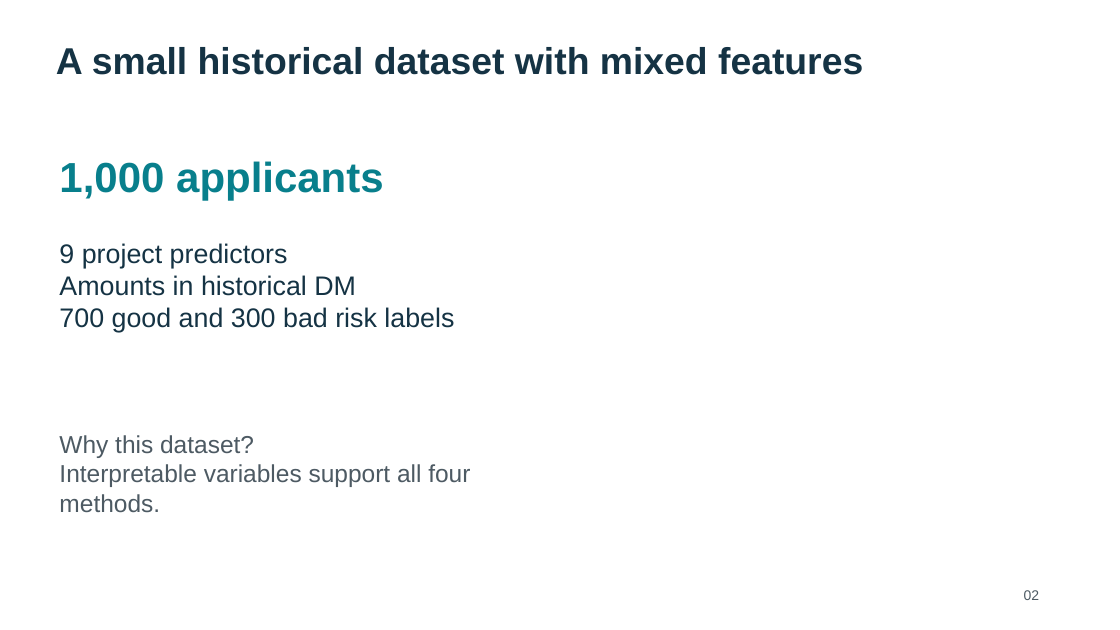
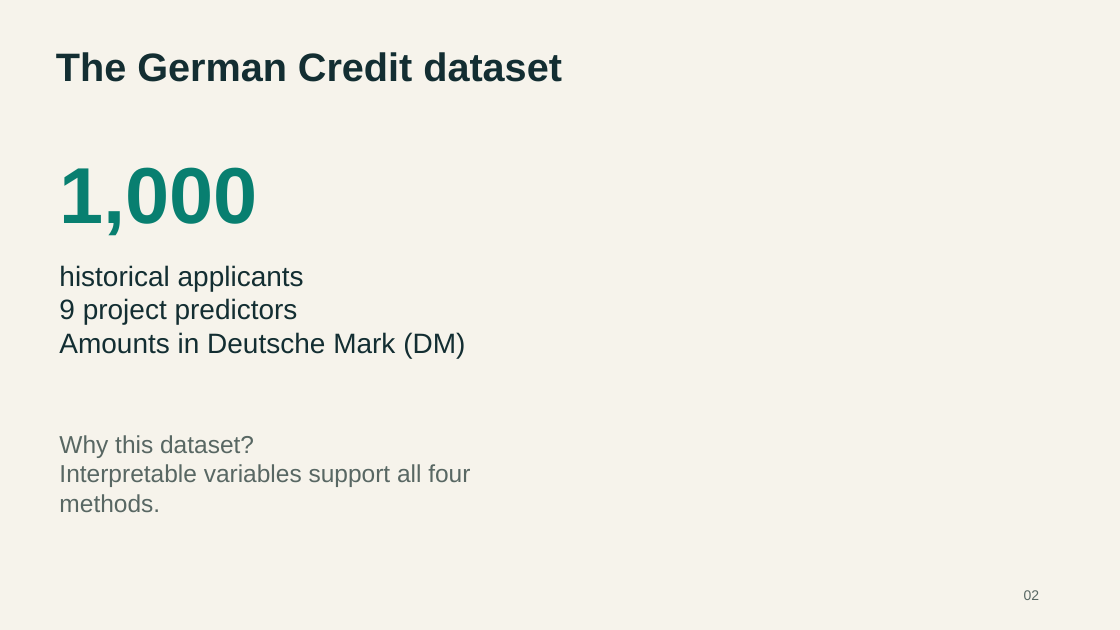
Before and after one commit to lebm646/MSCS_634_Deliverable_4, a slide deck: slide 2 of MSCS_634_Presentation.pptx. Drawn at 1120x630 pixels with LibreOffice and Linux fonts; fonts in the diff are those of the drawing. Boxes give left, top, right and bottom in pixels: in the first picture for what was removed or moved away, otherwise in the second. Text is boxed around its words. In the diff, an @@ line names an element or a change of style, - is before the commit and + after.

```diff
--- a/MSCS_634_Presentation.pptx
+++ b/MSCS_634_Presentation.pptx
@@ background #FFFFFF to #F6F3EB @@
@@ text at (56, 52, 562, 82): text changed; size 32 to 34 pt; text colour #153344 to #132E32 @@
-A small historical dataset with mixed features
+The German Credit dataset
@@ text at (59, 167, 257, 236): text changed; size 36 to 68 pt; text colour #087F8C to #087F70 @@
-1,000 applicants
+1,000
@@ text at (59, 265, 304, 291): paragraph added @@
+historical applicants
@@ text "historical applicants": place and size @@
-text "historical applicants" at (59, 243, 454, 332)
+text "historical applicants" at (59, 265, 465, 358)
@@ text at (59, 298, 298, 324): size 23 to 24 pt, text colour #153344 to #132E32 in "9 project predictors" @@
@@ text at (59, 332, 465, 358): text changed; size 23 to 24 pt; text colour #153344 to #132E32 @@
-Amounts in historical DM
-700 good and 300 bad risk labels
+Amounts in Deutsche Mark (DM)
@@ text "Why this dataset?" at (59, 435, 470, 512): text colour #4D5A63 to #586763 @@
@@ text "02" at (1024, 590, 1040, 600): text colour #4D5A63 to #586763 @@
```
Also in this commit, not shown: 10 other slides changed.
